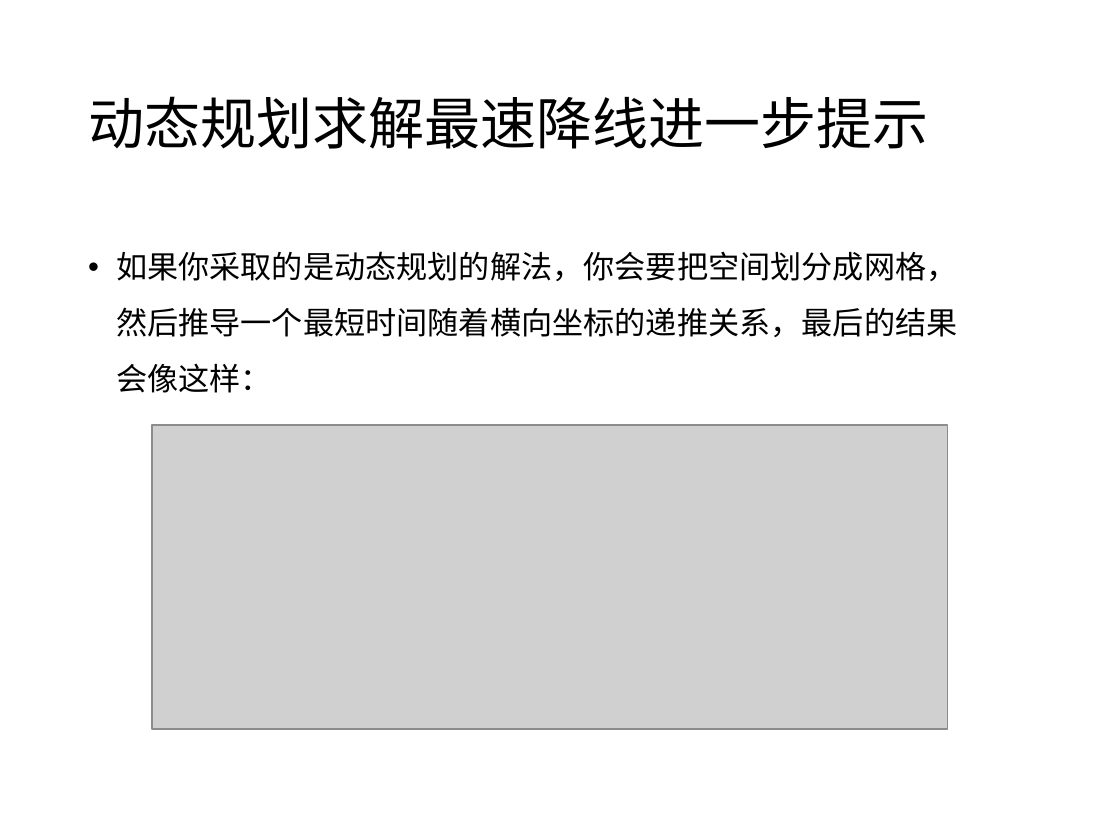
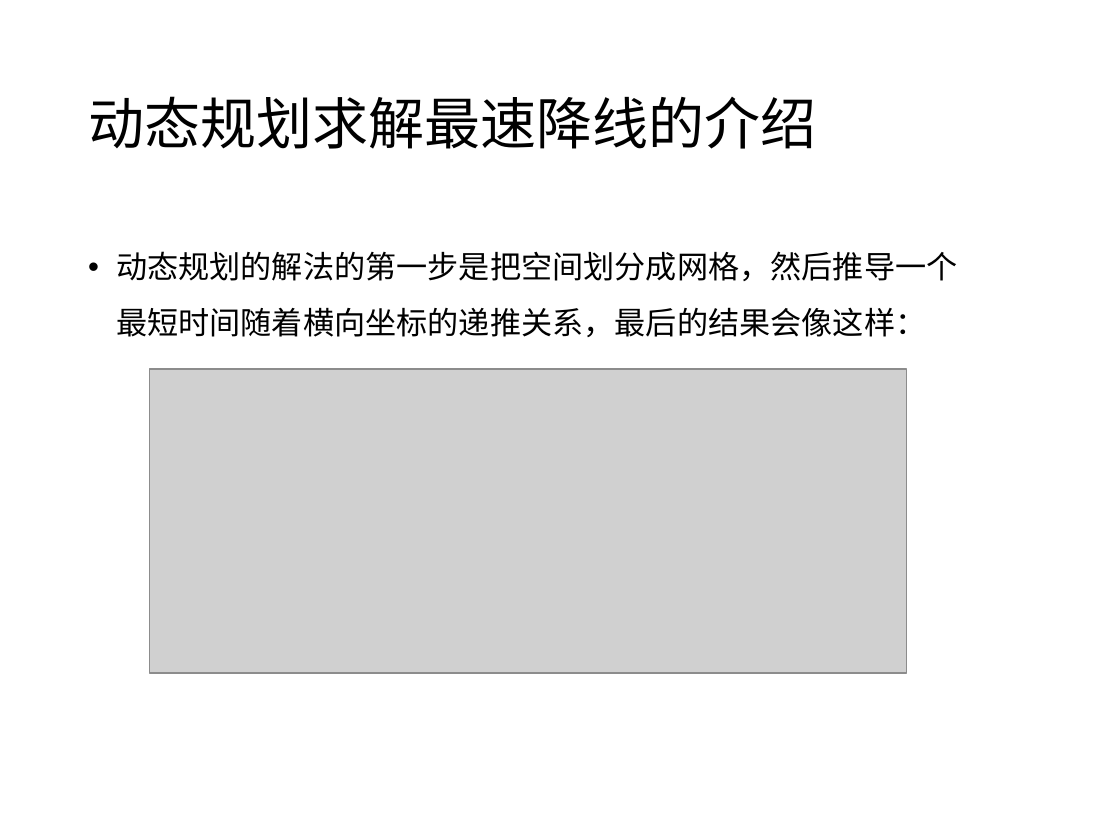
Before and after one commit to 3ki5tj/python-class, a slide deck: slide 7 of exercises/2022-winter-break-problems.pptx (slide 9 before the commit). Drawn at 1120x840 pixels with LibreOffice and Linux fonts; fonts in the diff are those of the drawing; grey boxes stand for pictures. Boxes give left, top, right and bottom in pixels: in the first picture for what was removed or moved away, otherwise in the second. Text is boxed around its words. In the diff, an @@ line names an element or a change of style, - is before the commit and + after.

```diff
--- a/exercises/2022-winter-break-problems.pptx
+++ b/exercises/2022-winter-break-problems.pptx
@@ title at [88,96,816,149]: text changed @@
-动态规划求解最速降线进一步提示
+动态规划求解最速降线的介绍
@@ text at [116,251,957,337]: text changed @@
-• 如果你采取的是动态规划的解法，你会要把空间划分成网格，然后推导一个最短时间随着横向坐标的递推关系，最后的结果会像这样：
+• 动态规划的解法的第一步是把空间划分成网格，然后推导一个最短时间随着横向坐标的递推关系，最后的结果会像这样：
@@ picture: place and size @@
-picture at [152,426,948,729]
+picture at [150,370,906,673]
```
Also in this commit, not shown: 4 other slides changed, 6 slides added, 3 slides removed, 7 other files.
